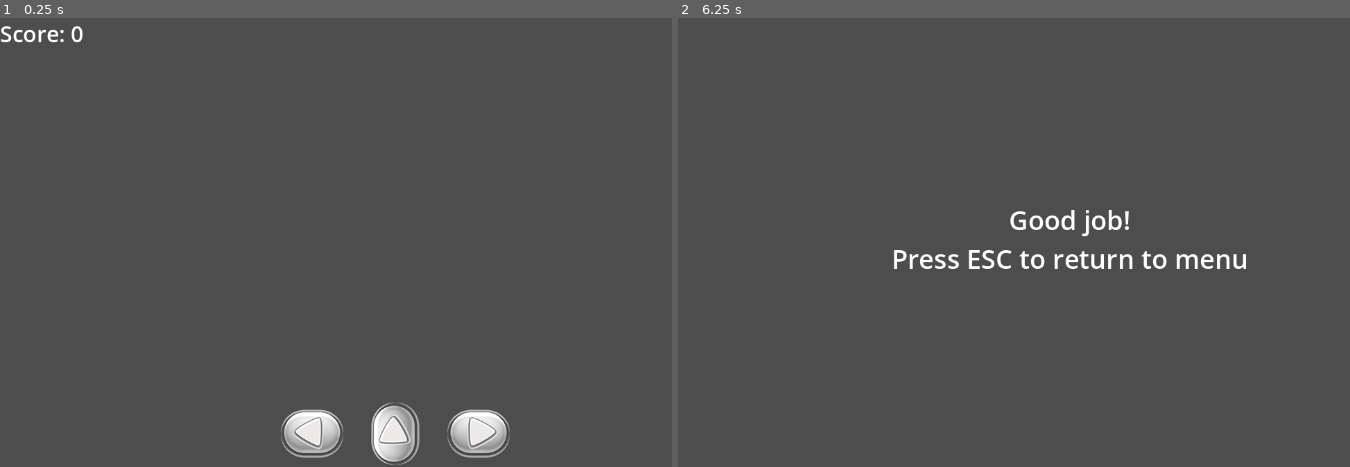
Above: before the commit, frames 1-2 (left to right).
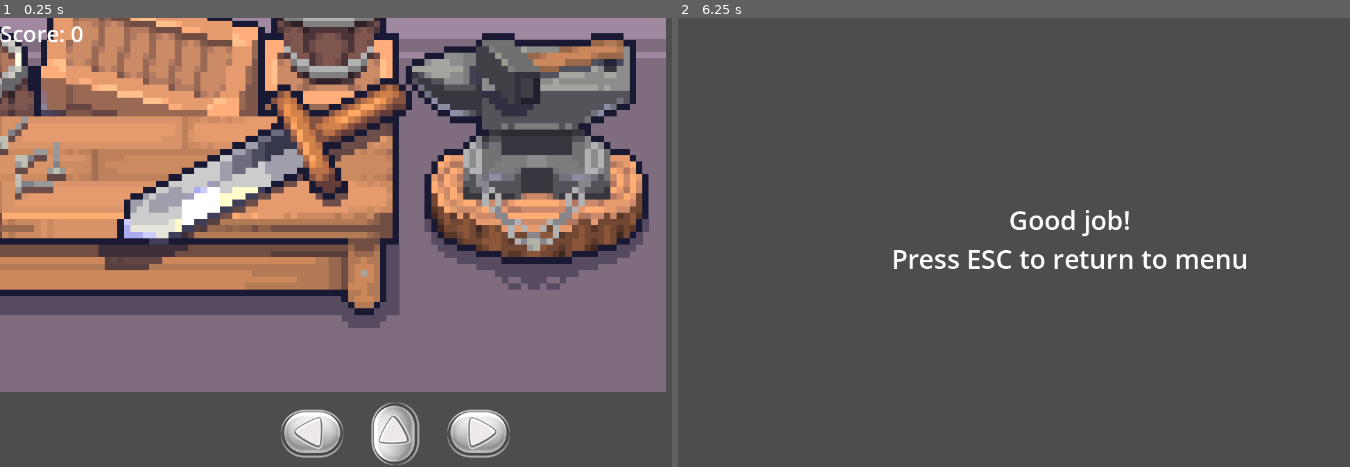
Above: after the commit, the same moments.

Repository: wildkind-gg/godot-wild-jam_68
Game: Godot game, scene res://Scenes/forge.tscn
The game is run twice, just before and just after one commit, with the same random seed, the same clock (stepped at 60 frames per second) and the same inputs. This scene is started directly instead of the project's main scene. Sound files missing from this copy of the repository are replaced by a short silence.
Inputs:
- Up to frame 1 (0.25 s): no input
- Up to frame 2 (6.25 s): tap Enter at 0.5, 2, 3.5 s; tap Space at 1.25, 2.75, 4.25 s

The runs differ from the first frame. In frame 1, 73% of the frame differs, in the area x 0-100%, y 0-84%; in frame 2, nothing differs.

Commit message:
added a broken bg to forge
sorry plz fix

Diff:
--- a/Scenes/forge.tscn
+++ b/Scenes/forge.tscn
@@ -1,11 +1,27 @@
-[gd_scene load_steps=4 format=3 uid="uid://dylnjo762rsqo"]
+[gd_scene load_steps=5 format=3 uid="uid://dylnjo762rsqo"]
 
 [ext_resource type="Script" path="res://Scripts/forge.gd" id="1_8xlhv"]
 [ext_resource type="PackedScene" uid="uid://c2qvh0ey1jh6g" path="res://Scenes/rhythm_button.tscn" id="1_656yl"]
 [ext_resource type="PackedScene" uid="uid://dittm8xt3v3dp" path="res://Scenes/conductor.tscn" id="2_nd8ja"]
+[ext_resource type="Texture2D" uid="uid://b1p85yai67mqw" path="res://_Art/Forge/ForgeBG-temp.png" id="4_yewym"]
 
 [node name="Forge" type="Node2D"]
 script = ExtResource("1_8xlhv")
+
+[node name="MarginContainer" type="MarginContainer" parent="."]
+anchors_preset = 15
+anchor_right = 1.0
+anchor_bottom = 1.0
+offset_left = -960.0
+offset_top = -540.0
+offset_right = 960.0
+offset_bottom = 540.0
+grow_horizontal = 2
+grow_vertical = 2
+
+[node name="TextureRect" type="TextureRect" parent="MarginContainer"]
+layout_mode = 2
+texture = ExtResource("4_yewym")
 
 [node name="RhythmButtonRight" parent="." instance=ExtResource("1_656yl")]
 position = Vector2(690, 600)
Not shown: 1 places in Scenes/main_menu.tscn that only renumber resources
Binary file added: _Art/Forge/ForgeBG-temp.png
Not shown, added: _Art/Forge/ForgeBG-temp.png.import
